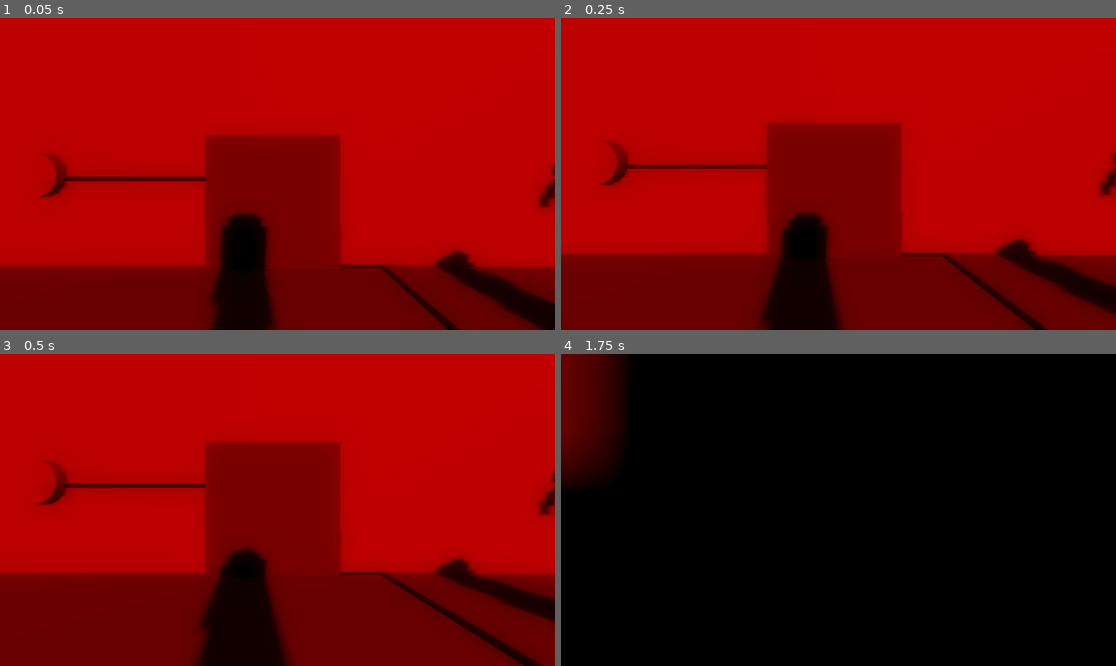
Above: before the commit, frames 1-4 (two rows, left to right).
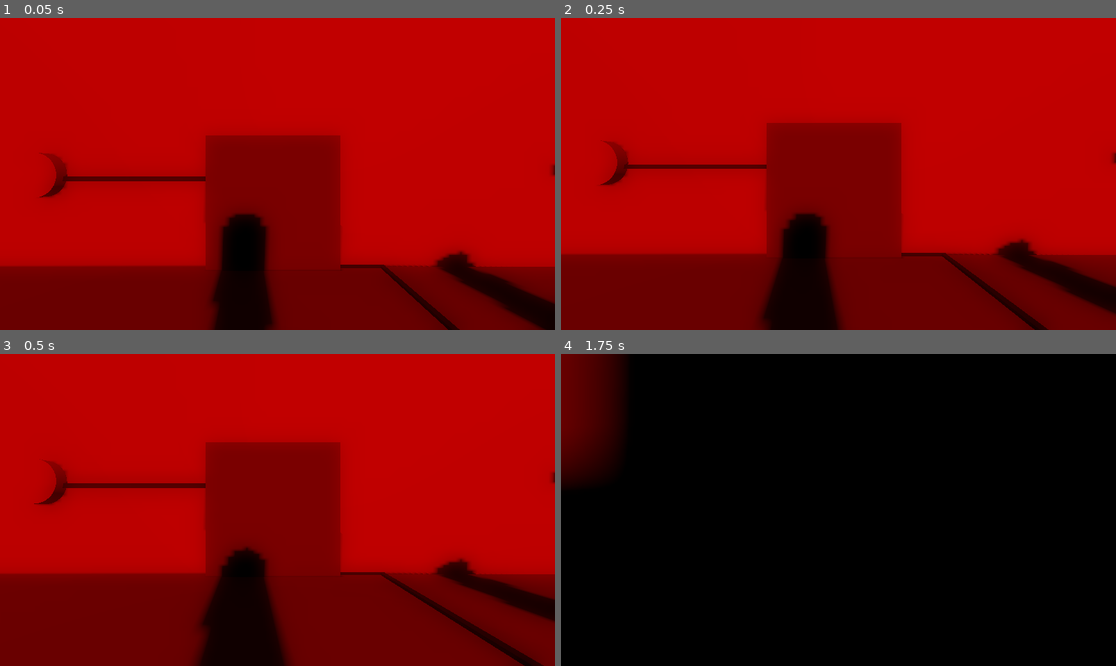
Above: after the commit, the same moments.

Repository: ThreeCoffees/HackYeah2025
Game: Godot game, scene res://test_scenes/gremble_test_scene.tscn
Two runs of this game, one before a commit and one after it. Both use one fixed random seed, a clock stepped at 60 frames per second and the inputs below. This scene is started directly instead of the project's main scene.
Inputs (mouse positions are in pixels of both pictures, inside the frame that each line leads up to):
- Up to frame 1 (0.05 s): no input
- Up to frame 2 (0.25 s): no input
- Up to frame 3 (0.5 s): no input
- Up to frame 4 (1.75 s): move the mouse to (866, 510) at 0.52 s; hold W (move_forward) from 0.53 s (still down); click (866, 510) at 0.6 s; tap Space (jump) at 0.77, 1.52 s; move the mouse to (810, 510) at 1.27 s; click (810, 510) at 1.35 s

The runs differ from the first frame. In frame 1, 0.3% of the frame differs, in the area x 81-100%, y 51-76%; in frame 2, 0.3%; in frame 3, 0.3%, in the area x 81-100%, y 42-67%; in frame 4, nothing differs.

Commit message:
Changed global state from orthogonal booleans to enum

Diff:
--- a/scripts/global_state_button.gd
+++ b/scripts/global_state_button.gd
@@ -1,13 +1,10 @@
 extends Node3D
 
-@export_enum("rain", "sun", "death") var property: String = "rain"
-@export_enum("enable", "disable") var action: String = "enable"
+@export_enum("rain", "sun") var property: String = "rain"
 
 func _ready() -> void:
-	var text = action + "\n" + property
-	print("setting text: " + text)
 	$TempTextMesh.mesh = $TempTextMesh.mesh.duplicate()
-	($TempTextMesh.mesh as TextMesh).text = text
+	($TempTextMesh.mesh as TextMesh).text = property
 
 func _on_area_3d_clicked() -> void:
-	GlobalStateManager.set_property(property, action == "enable")
+	GlobalStateManager.set_property(property)
--- a/singletons/global_state_manager.gd
+++ b/singletons/global_state_manager.gd
@@ -1,8 +1,6 @@
 extends Node
 
-var rain: bool = false;
-var sun: bool = false;
-var death: bool = false;
+var current = "rain"
 
 signal rain_started;
 signal rain_stopped;
@@ -10,52 +8,24 @@
 signal sun_started;
 signal sun_stopped;
 signal sun_changed(bool);
-signal death_started;
-signal death_stopped;
-signal death_changed(bool);
 
-func set_property(property: String, value: bool) -> void:
-	if property == "rain":
-		set_rain(value)
-	elif property == "sun":
-		set_sun(value)
-	elif property == "death":
-		set_death(value)
-	else:
-		print("WRONG PROPERTY!!! " + property)
-
-func set_rain(new_rain: bool) -> void:
-	if new_rain == rain:
+func set_property(property: String) -> void:
+	if not ["rain", "sun"].has(property):
+		print("WRONG PROPERTY: " + property)
 		return
 
-	print("setting rain to " + str(new_rain))
-	rain = new_rain;
-	rain_changed.emit(rain)
-	if rain:
-		rain_started.emit()
-	else:
-		rain_stopped.emit()
-
-func set_sun(new_sun: bool) -> void:
-	if new_sun == sun:
+	if property == current:
 		return
 
-	print("setting sun to " + str(new_sun))
-	sun = new_sun;
-	sun_changed.emit(sun)
-	if sun:
+	current = property
+
+	if property == "sun":
+		sun_changed.emit(true)
 		sun_started.emit()
-	else:
+		rain_changed.emit(false)
+		rain_stopped.emit()
+	elif property == "rain":
+		rain_changed.emit(true)
+		rain_started.emit()
+		sun_changed.emit(false)
 		sun_stopped.emit()
-
-func set_death(new_death: bool) -> void:
-	if new_death == death:
-		return
-
-	print("setting death to " + str(new_death))
-	death = new_death;
-	death_changed.emit(death)
-	if death:
-		death_started.emit()
-	else:
-		death_stopped.emit()
--- a/test_scenes/global_state_button.tscn
+++ b/test_scenes/global_state_button.tscn
@@ -27,8 +27,7 @@
 height = 0.2
 
 [sub_resource type="TextMesh" id="TextMesh_oo0qj"]
-text = "enable
-rain"
+text = "rain"
 
 [sub_resource type="StandardMaterial3D" id="StandardMaterial3D_s0gnk"]
 albedo_color = Color(0.23753911, 0.23753914, 0.23753911, 1)
--- a/test_scenes/gremble_test_scene.tscn
+++ b/test_scenes/gremble_test_scene.tscn
@@ -7,7 +7,6 @@
 [ext_resource type="PackedScene" uid="uid://dy7dd3ej6xisk" path="res://test_scenes/global_state_button.tscn" id="5_fenjg"]
 [ext_resource type="PackedScene" uid="uid://8w63g3fanpur" path="res://test_scenes/waterfall.tscn" id="6_xmw63"]
 [ext_resource type="PackedScene" uid="uid://biv5d65umpjqc" path="res://test_scenes/light_wall.tscn" id="7_2tu86"]
-[ext_resource type="PackedScene" uid="uid://conv6k0dwlxlt" path="res://test_scenes/darkness_wall.tscn" id="8_uqfou"]
 
 [sub_resource type="BoxMesh" id="BoxMesh_dh7q0"]
 size = Vector3(20, 1, 20)
@@ -244,30 +243,12 @@
 transform = Transform3D(1, 0, 0, 0, 1, 0, 0, 0, 1, 0, 0, -1.2051005)
 shape = SubResource("BoxShape3D_fenjg")
 
-[node name="GlobalStateButton" parent="." instance=ExtResource("5_fenjg")]
-transform = Transform3D(1, 0, 0, 0, 1, 0, 0, 0, 1, 4.5784683, 0, 9.465405)
-action = "disable"
-
 [node name="GlobalStateButton3" parent="." instance=ExtResource("5_fenjg")]
 transform = Transform3D(1, 0, 0, 0, 1, 0, 0, 0, 1, 4.5784683, 0, 4.6077747)
-property = "sun"
 
 [node name="GlobalStateButton4" parent="." instance=ExtResource("5_fenjg")]
 transform = Transform3D(1, 0, 0, 0, 1, 0, 0, 0, 1, 4.5784683, 0, 3.5735357)
 property = "sun"
-action = "disable"
-
-[node name="GlobalStateButton5" parent="." instance=ExtResource("5_fenjg")]
-transform = Transform3D(1, 0, 0, 0, 1, 0, 0, 0, 1, 4.5784683, 0, 16.635384)
-property = "death"
-action = "disable"
-
-[node name="GlobalStateButton6" parent="." instance=ExtResource("5_fenjg")]
-transform = Transform3D(1, 0, 0, 0, 1, 0, 0, 0, 1, 4.5784683, 0, 17.694382)
-property = "death"
-
-[node name="GlobalStateButton2" parent="." instance=ExtResource("5_fenjg")]
-transform = Transform3D(1, 0, 0, 0, 1, 0, 0, 0, 1, 4.5415163, -4.7683716e-07, 10.47646)
 
 [node name="Waterfall" parent="." instance=ExtResource("6_xmw63")]
 transform = Transform3D(-4.371139e-08, 0, -1, 0, 1, 0, 1, 0, -4.371139e-08, 7.2875433, 0, 9.178755)
@@ -283,9 +264,6 @@
 [node name="LightWall" parent="." instance=ExtResource("7_2tu86")]
 transform = Transform3D(-4.371139e-08, 0, -1, 0, 1, 0, 1, 0, -4.371139e-08, 7.0679626, 0, 2.729823)
 
-[node name="LightWall2" parent="." instance=ExtResource("8_uqfou")]
-transform = Transform3D(-4.371139e-08, 0, -1, 0, 1, 0, 1, 0, -4.371139e-08, 7.216323, 0, 5.9158196)
-
 [connection signal="body_entered" from="Area3D" to="MovableWall" method="toggle_active_if_player"]
 [connection signal="pressed" from="Button" to="MovableWall" method="toggle_active"]
 [connection signal="body_entered" from="Area3D2" to="MovableWall" method="set_inactive_if_player"]
--- a/test_scenes/light_wall.gd
+++ b/test_scenes/light_wall.gd
@@ -1,20 +1,16 @@
 extends Node3D
 
-@export var invert_logic = false
 var noise: Noise
 var threshold = -1.1
 var target_threshold = -1.1
 var time = 0
 
 func _ready() -> void:
-	if invert_logic:
-		GlobalStateManager.sun_started.connect(_on_sun_stopped)
-		GlobalStateManager.sun_stopped.connect(_on_sun_started)
-		threshold = 1.1
-		target_threshold = 1.1
-	else:
-		GlobalStateManager.sun_started.connect(_on_sun_started)
-		GlobalStateManager.sun_stopped.connect(_on_sun_stopped)
+	GlobalStateManager.sun_started.connect(_on_sun_started)
+	GlobalStateManager.sun_stopped.connect(_on_sun_stopped)
+
+	if GlobalStateManager.current == "sun":
+		_on_sun_started()
 
 	noise = FastNoiseLite.new()
 	noise.noise_type = FastNoiseLite.TYPE_SIMPLEX
--- a/test_scenes/light_wall.tscn
+++ b/test_scenes/light_wall.tscn
@@ -38,7 +38,7 @@
 surface_material_override/0 = SubResource("StandardMaterial3D_l7w70")
 
 [node name="Collider" type="StaticBody3D" parent="."]
-collision_layer = 7
+collision_layer = 6
 
 [node name="CollisionShape3D" type="CollisionShape3D" parent="Collider"]
 transform = Transform3D(1, 0, 0, 0, 1, 0, 0, 0, 1, 0.04284668, 1.450531, -0.0016479492)
--- a/test_scenes/waterfall.gd
+++ b/test_scenes/waterfall.gd
@@ -14,6 +14,9 @@
 func _ready() -> void:
 	GlobalStateManager.rain_started.connect(_on_rain_started)
 	GlobalStateManager.rain_stopped.connect(_on_rain_stopped)
+
+	if GlobalStateManager.current == "rain":
+		_on_rain_started()
 
 func _on_rain_started() -> void:
 	bottom = 1
Not shown: 1 places in test_scenes/gremble_test_scene.tscn that only renumber resources
